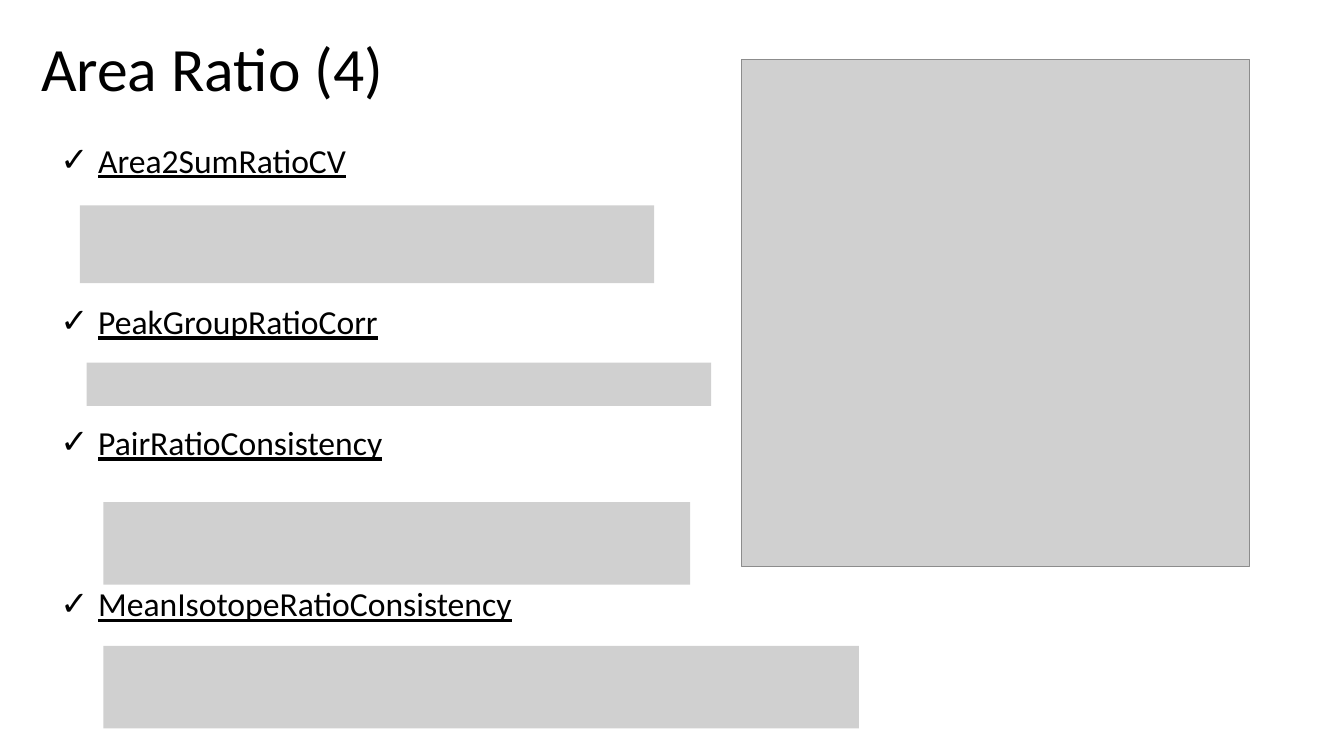
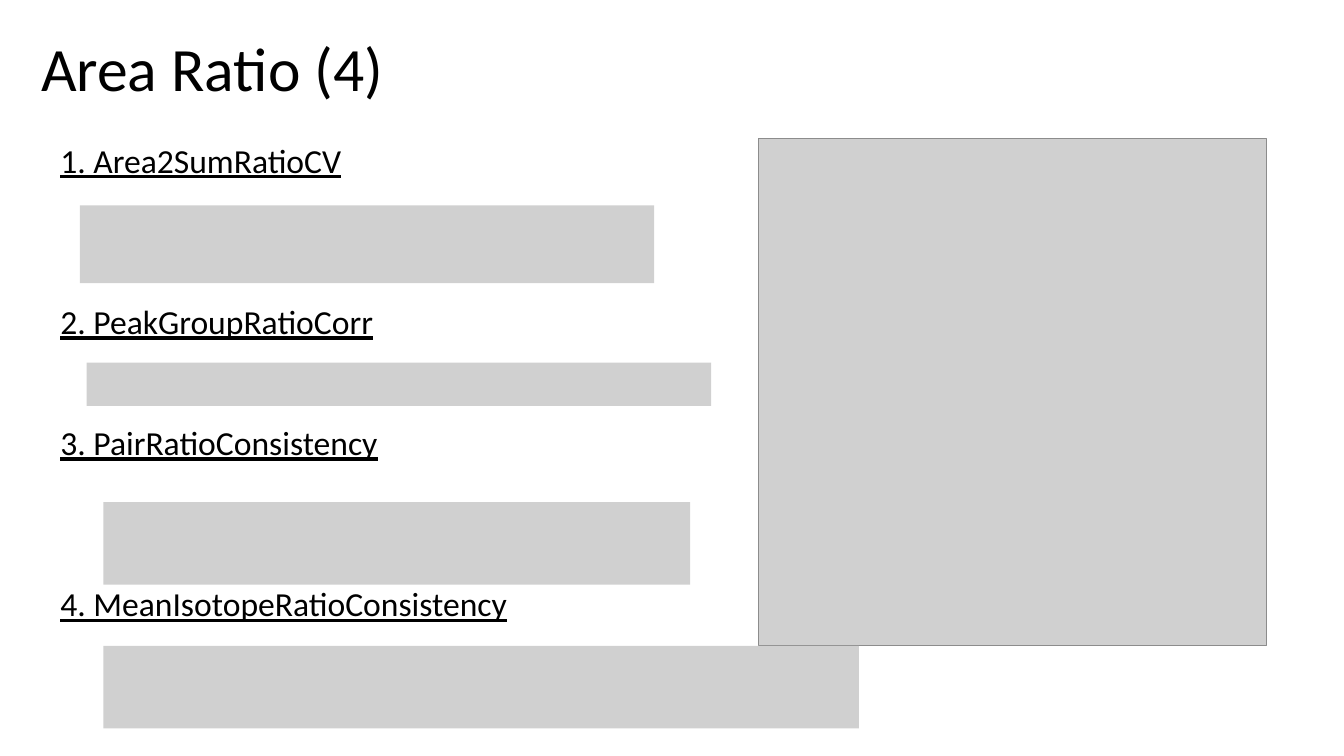
Before and after one commit to ChienChien0712/chromatogram_signal-s_peak_quality_scoring_system, a slide deck: slide 9 of ppt/MRM-QC指標_芊.pptx. Drawn at 1344x756 pixels with LibreOffice and Linux fonts; fonts in the diff are those of the drawing; grey boxes stand for pictures. Boxes give left, top, right and bottom in pixels: in the first picture for what was removed or moved away, otherwise in the second. Text is boxed around its words. In the diff, an @@ line names an element or a change of style, - is before the commit and + after.

Commit message:
peak_quality_scoring_system

```diff
--- a/ppt/MRM-QC指標_芊.pptx
+++ b/ppt/MRM-QC指標_芊.pptx
@@ text at bbox=[60, 149, 506, 622]: text changed @@
-✓ Area2SumRatioCV
-✓ PeakGroupRatioCorr
-✓ PairRatioConsistency
-✓ MeanIsotopeRatioConsistency
+1. Area2SumRatioCV
+2. PeakGroupRatioCorr
+3. PairRatioConsistency
+4. MeanIsotopeRatioConsistency
@@ picture: place and size @@
-picture at bbox=[742, 59, 1250, 567]
+picture at bbox=[759, 139, 1267, 646]
```
Also in this commit, not shown: 7 other slides changed, 10 other files.
